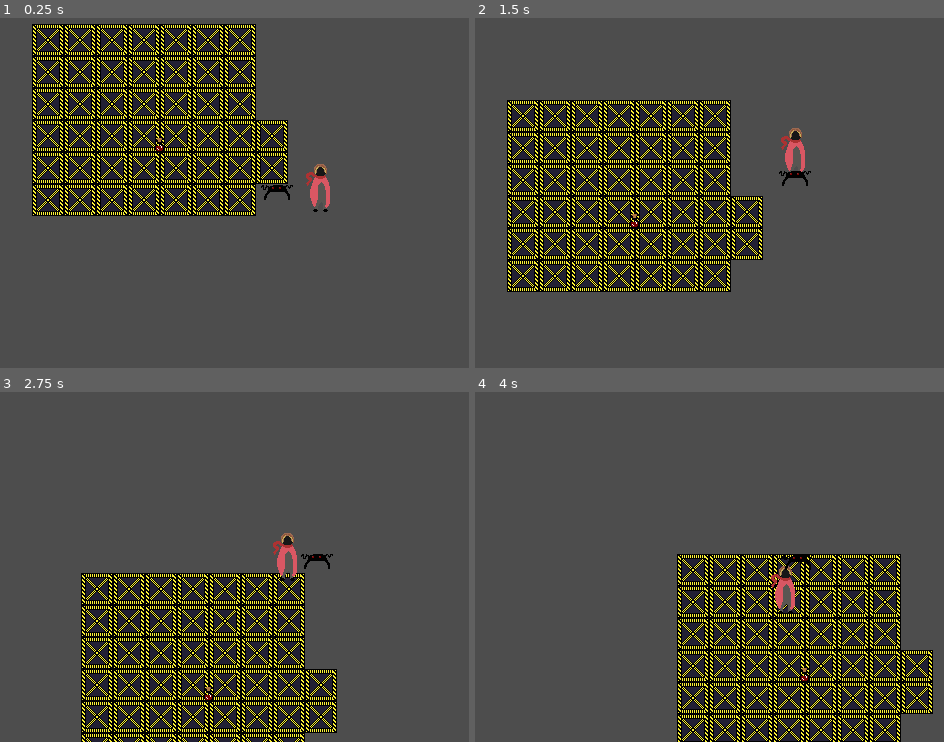
Above: before the commit, frames 1-4 (two rows, left to right).
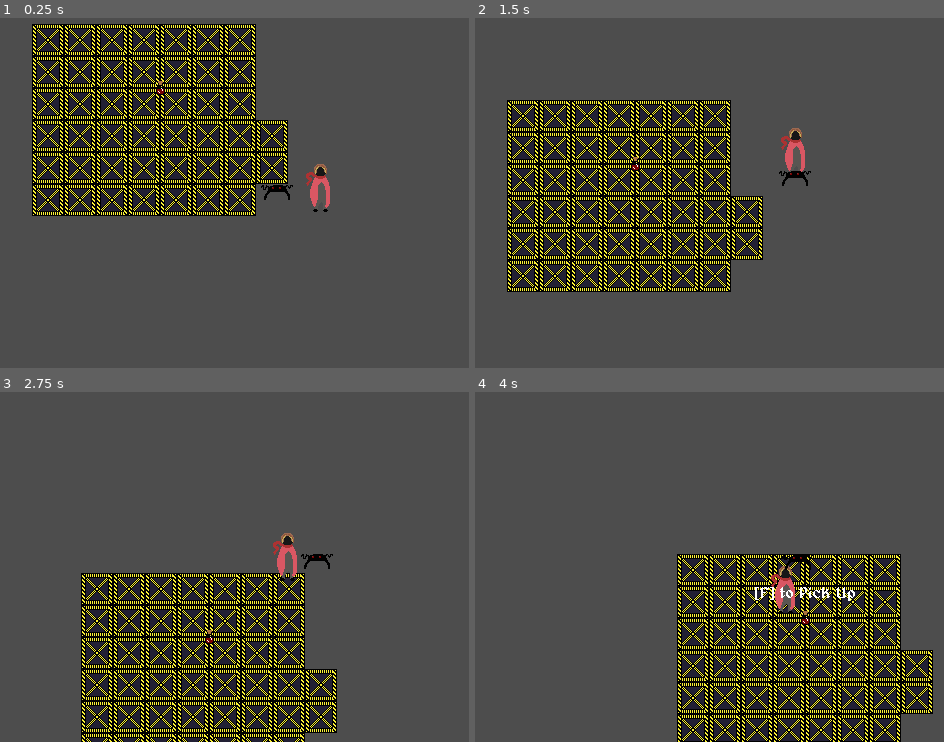
Above: after the commit, the same moments.

Repository: ArmanAmeri/9-Days-To-Live
Game: Godot game, scene res://Scenes/Main/scene_manager.tscn
Same seed, same stepped clock (60 frames per second), same inputs: the game is played once before the commit and once after it.
Inputs:
- Up to frame 1 (0.25 s): no input
- Up to frame 2 (1.5 s): hold F (interact) 0.53-1.28 s; hold Up (ui_up) from 0.53 s (still down); tap F (interact) at 1.35 s
- Up to frame 3 (2.75 s): release Up (ui_up) at 2.03 s; hold Left (ui_left) from 2.03 s (still down); hold F (interact) from 2.03 s (still down)
- Up to frame 4 (4 s): release F (interact) at 2.78 s; tap F (interact) at 2.85 s; release Left (ui_left) at 3.53 s; hold Down (ui_down) from 3.53 s (still down); hold F (interact) from 3.53 s (still down)

The runs differ from the first frame. In frame 1, less than 0.1% of the frame differs, in the area x 33-35%, y 18-38%; in frame 2, less than 0.1%; in frame 3, less than 0.1%; in frame 4, 0.3%, in the area x 59-82%, y 55-83%.

Commit message:
Done with the final tweaks for the item template

Diff:
--- a/Scenes/Items/healing_potion.tscn
+++ b/Scenes/Items/healing_potion.tscn
@@ -1,6 +1,10 @@
-[gd_scene load_steps=2 format=3 uid="uid://byx86wqqokjtb"]
+[gd_scene load_steps=3 format=3 uid="uid://byx86wqqokjtb"]
 
 [ext_resource type="PackedScene" uid="uid://c0uiwdllvjbi3" path="res://Scenes/Templates/item_template.tscn" id="1_mxfqa"]
+[ext_resource type="Texture2D" uid="uid://db3ov108qskk" path="res://Assets/Sprites/Items/PotionItemPlaceholder.png" id="2_odqs4"]
 
 [node name="healing_potion" instance=ExtResource("1_mxfqa")]
 item_name = "healing_potion"
+
+[node name="Sprite2D" parent="." index="1"]
+texture = ExtResource("2_odqs4")
--- a/Scenes/Main/scene_manager.tscn
+++ b/Scenes/Main/scene_manager.tscn
@@ -20,4 +20,3 @@
 position = Vector2(94, 104)
 
 [node name="healing_potion" parent="." instance=ExtResource("4_3ebb8")]
-position = Vector2(0, 57)
--- a/Scenes/Player/player.tscn
+++ b/Scenes/Player/player.tscn
@@ -70,7 +70,7 @@
 "": SubResource("AnimationLibrary_66x7y")
 }
 
-[node name="CollisionShape2D" type="CollisionShape2D" parent="."]
+[node name="Feet" type="CollisionShape2D" parent="."]
 position = Vector2(0, 18)
 rotation = 1.5708
 shape = SubResource("CapsuleShape2D_lmh4r")
--- a/Scenes/Templates/item_template.tscn
+++ b/Scenes/Templates/item_template.tscn
@@ -1,18 +1,19 @@
-[gd_scene load_steps=6 format=3 uid="uid://c0uiwdllvjbi3"]
+[gd_scene load_steps=5 format=3 uid="uid://c0uiwdllvjbi3"]
 
 [ext_resource type="PackedScene" uid="uid://cehuipdasqya0" path="res://Scenes/Components/interaction_area.tscn" id="1_6rrak"]
 [ext_resource type="Script" path="res://Scripts/Template Scripts/item_template.gd" id="1_g6h42"]
-[ext_resource type="Texture2D" uid="uid://db3ov108qskk" path="res://Assets/Sprites/Items/PotionItemPlaceholder.png" id="2_8scn4"]
 
 [sub_resource type="CircleShape2D" id="CircleShape2D_0tqvb"]
 radius = 8.0
 
 [sub_resource type="CircleShape2D" id="CircleShape2D_tgnnp"]
-radius = 35.0143
+radius = 39.0
 
 [node name="Item_template" type="RigidBody2D"]
 collision_layer = 16
 gravity_scale = 0.0
+linear_damp = 2.0
+angular_damp = 3.0
 script = ExtResource("1_g6h42")
 
 [node name="PhysicalColl" type="CollisionShape2D" parent="."]
@@ -20,10 +21,9 @@
 
 [node name="Sprite2D" type="Sprite2D" parent="."]
 texture_filter = 1
-position = Vector2(-1, 0)
-texture = ExtResource("2_8scn4")
 
 [node name="InteractionAreaComponent" parent="." instance=ExtResource("1_6rrak")]
+action_name = "Pick Up"
 
 [node name="AreaOfInteraction" type="CollisionShape2D" parent="InteractionAreaComponent"]
 shape = SubResource("CircleShape2D_tgnnp")
